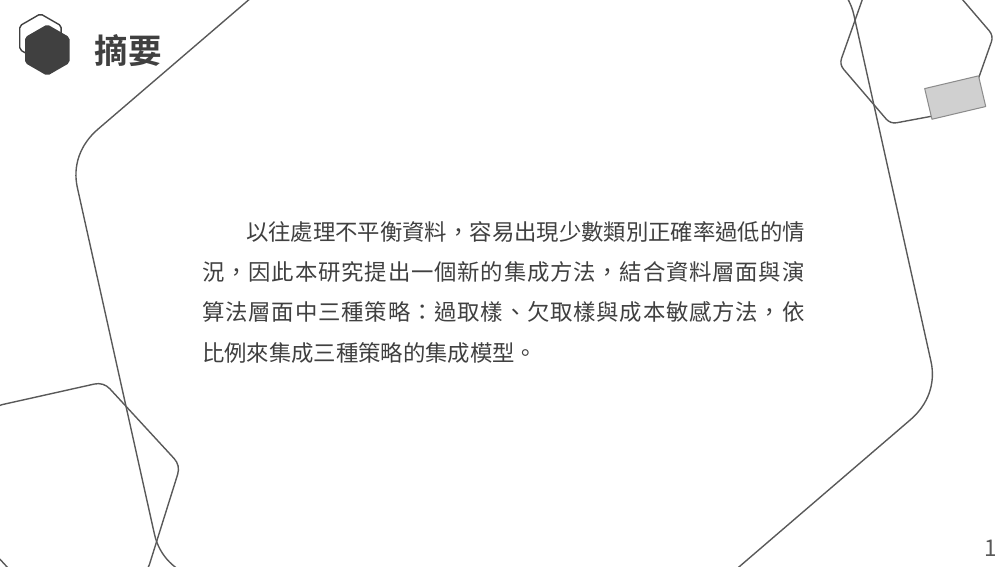
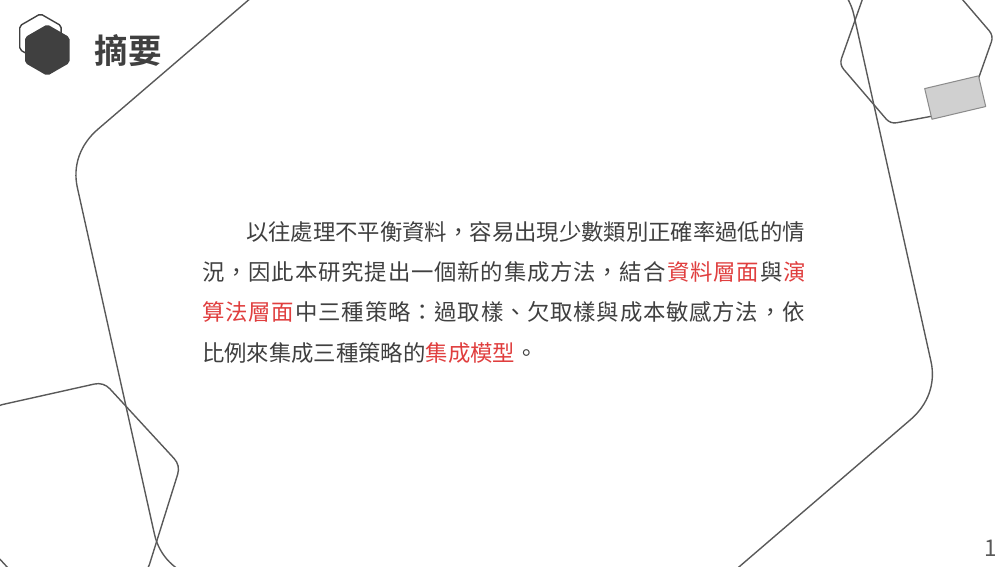
Before and after one commit to Lcwei-0708/lcwei-0708.github.io, a slide deck: slide 3 of data/paper/混合資料層面與演算法層面技術之集成分類方法/混合資料層面與演算法層面技術之集成分類方法.pptx. Drawn at 1008x567 pixels with LibreOffice and Linux fonts; fonts in the diff are those of the drawing; grey boxes stand for pictures. Boxes give left, top, right and bottom in pixels: in the first picture for what was removed or moved away, otherwise in the second. Text is boxed around its words. In the diff, an @@ line names an element or a change of style, - is before the commit and + after.

```diff
--- a/data/paper/混合資料層面與演算法層面技術之集成分類方法/混合資料層面與演算法層面技術之集成分類方法.pptx
+++ b/data/paper/混合資料層面與演算法層面技術之集成分類方法/混合資料層面與演算法層面技術之集成分類方法.pptx
@@ text "以往處理不平衡資料，容易出現少數類別正確率過低的情況，因此本研究提出一個新的集成方法，結合資料層面與演算法層面中三種策略 ..." at box(202, 221, 805, 363): text colour #404040 to #E03E3E in "以往處理不平衡資料，容易出現少數類別正確率過低的情況，因此本研究提出一個新的集成方法，結合資料層面與演算法層面中三種策略 ..." @@
```
Also in this commit, not shown: 11 other slides changed.
